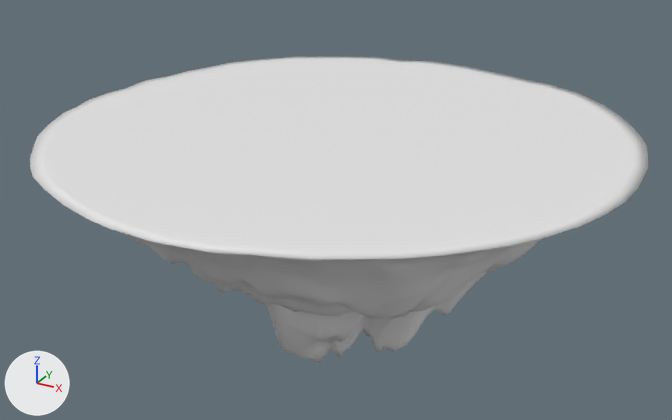
Before and after pictures for a commit that changed the Blender file Assets/Game/Islands/volcanoIsland.blend.
One viewpoint serves both versions: a camera (50 mm lens) standing at (1.251, -2.3, 0.854) and looking at (-0.02, 0.012, -0.302). The axes (+X, +Y, +Z) are drawn at lower left. The lights are the same throughout.

Names of what the first picture shows: 'Landscape'.
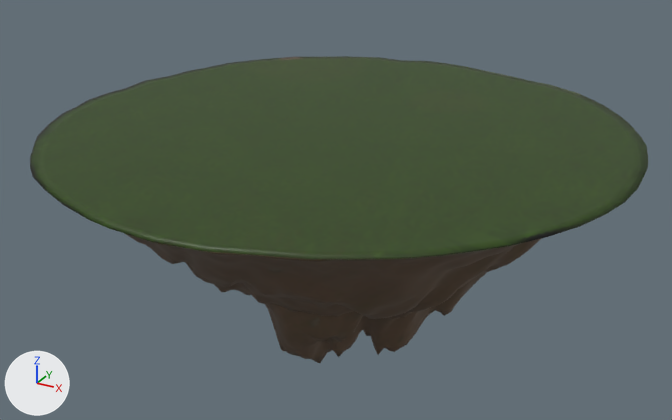
Pixel boxes (x1, y1, x2, y2) of what changed, in the pictures (672 x 420 px):
'Landscape', surface changed (white to green)
    both: (30, 56, 648, 363)

Patch to the scene script:
```diff
--- a/Assets/Game/Islands/volcanoIsland.blend.py
+++ b/Assets/Game/Islands/volcanoIsland.blend.py
@@ img_islandbasecolor @@
+img_islandbasecolor = load_image('IslandBaseColor', 'Textures/IslandBaseColor.png', 1024, 1024, 'sRGB')
@@ mat_material_001 @@
 mat_material_001 = principled_material('Material.001')
-mat_material_001.base_color = (0.8, 0.8, 0.8)  # white #e7e7e7
+mat_material_001.texture = img_islandbasecolor
```
